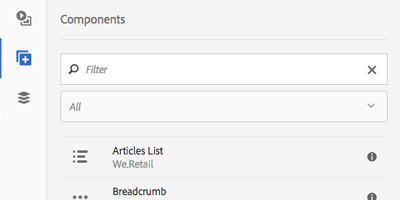
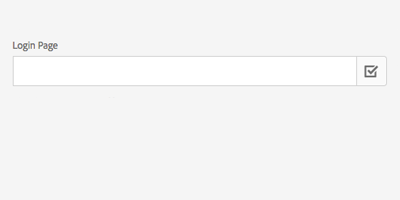
Revision of a layered 400px x 200px image; what changed, layer by layer:
added layer "Layer 17" above "Layer 16" over [0, 0, 389, 200]
added layer "Layer 16" above "Group 1" over [0, 3, 389, 200]
